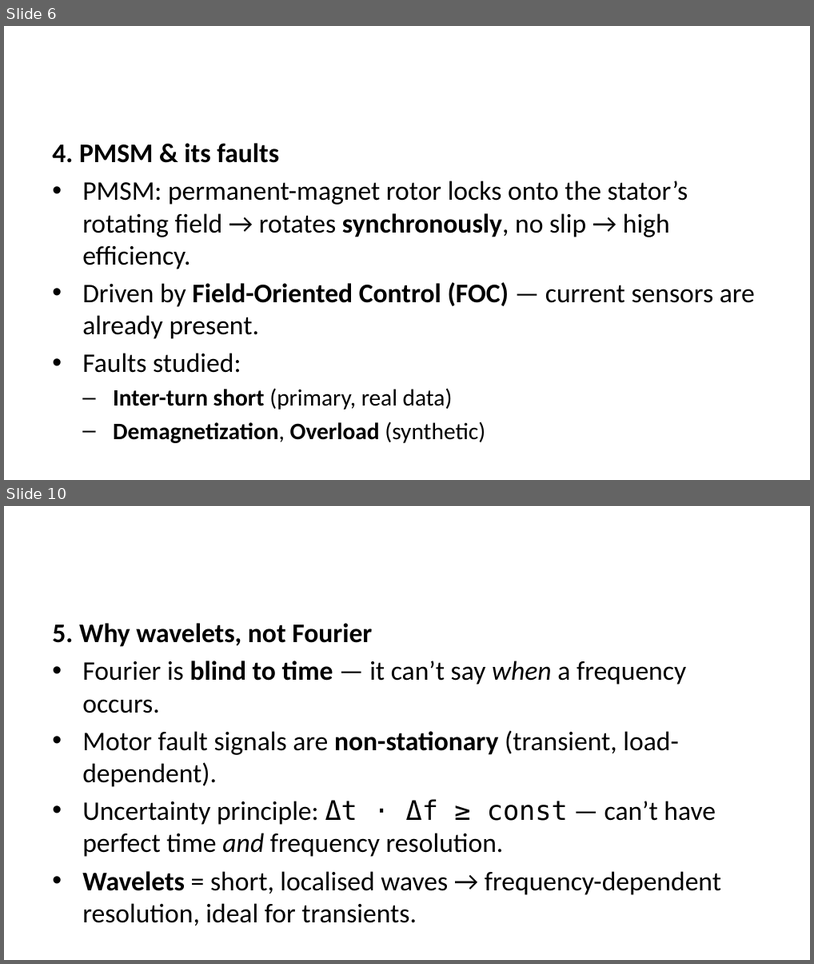
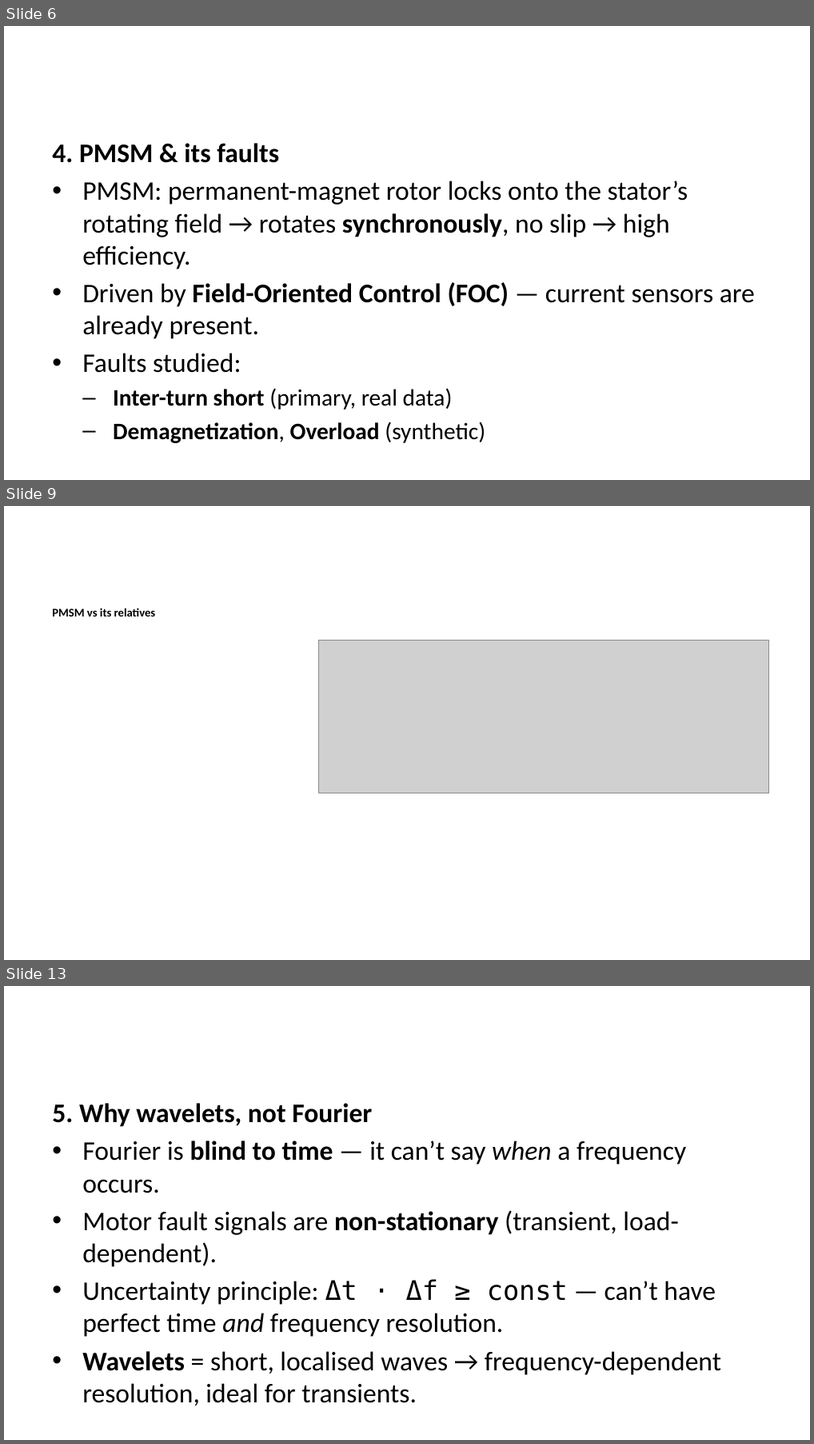
Before and after one commit to molhamfetnah/pmsm-fault-diagnosis-cnn-scalogram, a slide deck: docs/build/slides.pptx. Shown one above the other, each under a label of ours: slides 6 and 10 before the commit, slides 6, 9 and 13 after it; the slides between them are not shown. The pictures are 814x964 and 814x1444 pixels, drawn with LibreOffice and Linux fonts; fonts in the diff are those of the drawing; grey boxes stand for pictures. Boxes give left, top, right and bottom in pixels: in the first picture for what was removed or moved away, otherwise in the second. Text is boxed around its words. In the diff, an @@ line names an element or a change of style, - is before the commit and + after.

```diff
--- a/docs/build/slides.pptx
+++ b/docs/build/slides.pptx
@@ slide 9 added at (x1=4, y1=506, x2=810, y2=960), background #FFFFFF @@
@@ text added at (x1=52, y1=608, x2=156, y2=616), 10.5 pt, text #000000, bold @@
+PMSM vs its relatives
@@ picture added at (x1=318, y1=640, x2=769, y2=793) @@
@@ what was slide 10 is now slide 13 @@
```
Also in this commit, not shown: 5 slides changed, 4 other slides added, 20 other files.
